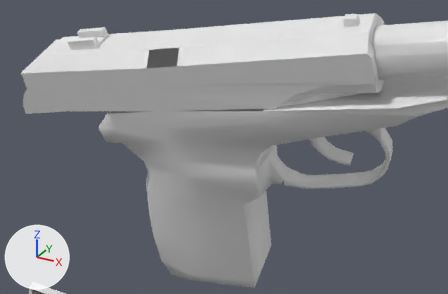
Two versions of the OBJ model Vertex_Animation_Compiler/Assets/Makarov_Pistol_Reload157.obj, one commit apart.
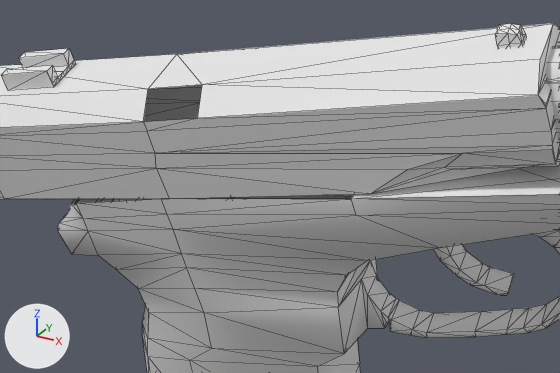
There are two pictures of each version: one from a camera (50 mm lens) standing at (0.4637, -0.3065, 0.0099) and looking at (0.3663, -0.1294, -0.0787), one close up on the part from 15% to 85% of the width and 0% to 71% of the height. The axes (+X, +Y, +Z) are drawn at lower left. The lights are the same throughout. The close-ups show mesh edges as thin lines. Where no turn or scale is listed for an object, it has been applied to the vertices.

Objects in the first close-up: 'Rest_of_the_gun_Sphere', 'Top_Slider_Sphere.001'.
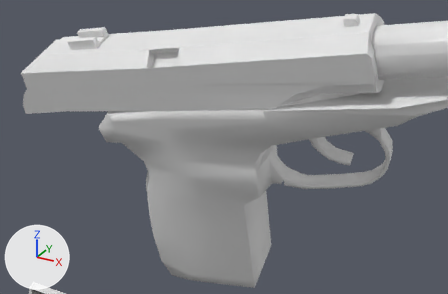
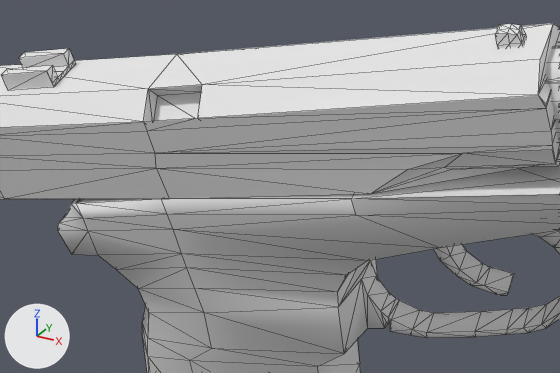
Boxes (x1, y1, x2, y2) around the edits, measured in the close-ups (560 x 373 px):
part 1 of me_rest_of_the_gun_sphere, added
    after: (71, 194, 353, 204)
part 2 of me_top_slider_sphere_001, added
    after: (143, 85, 202, 122)

The change, as a list of edits to the scene's bpy script:
```text
Change me_rest_of_the_gun_sphere:
    where me_rest_of_the_gun_sphere.from_pydata(...)  # 272 vertices, 519 faces; spans x 0.3111..0.4579, y -0.1368..-0.0812, z -0.1591..-0.0255
    used by ob_rest_of_the_gun_sphere; location = (0.0, 0.0, 0.0)
    verts and faces of me_rest_of_the_gun_sphere; kept vertices keep their numbers, new ones are numbered from 272
    before: 164 (0.3786, -0.1073, -0.0545), 166 (0.3201, -0.1368, -0.0722) at pixel (71, 203), 175 (0.3215, -0.1367, -0.0718) at pixel (76, 203), 178 (0.3819, -0.1312, -0.0618) at pixel (351, 198), 179 (0.3419, -0.1351, -0.0677) at pixel (161, 198)
    before: 180 (0.3181, -0.1128, -0.0646), 181 (0.3385, -0.1111, -0.0604), 183 (0.3167, -0.1129, -0.0649)
    me_rest_of_the_gun_sphere part 1
    add faces += [(164, 181, 179), (175, 179, 181), (166, 175, 183), (164, 179, 178), (175, 181, 180), (175, 180, 183)]
Change me_top_slider_sphere_001:
    used by ob_top_slider_sphere_001; location = (0.0, 0.0, 0.0)
    remove me_top_slider_sphere_001.from_pydata(...)  # 127 vertices, 227 faces; spans x 0.2785..0.4178, y -0.1454..-0.1077, z -0.0779..-0.0286
    add me_top_slider_sphere_001.from_pydata(...)  # 131 vertices, 237 faces; spans x 0.2785..0.4178, y -0.1454..-0.1077, z -0.0779..-0.0286
    me_top_slider_sphere_001 part 2
    4 vertices are added at (0.3423, -0.1372, -0.0525), (0.3526, -0.1323, -0.0451), (0.3411, -0.1334, -0.0471), (0.3538, -0.136, -0.0505)
    10 new faces join them
```
